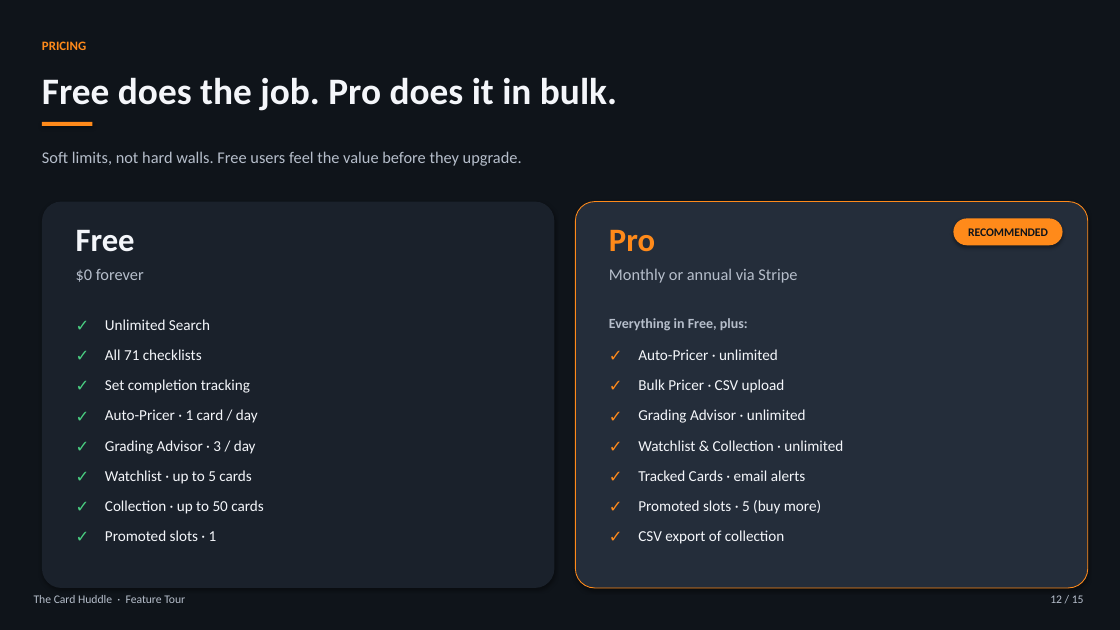
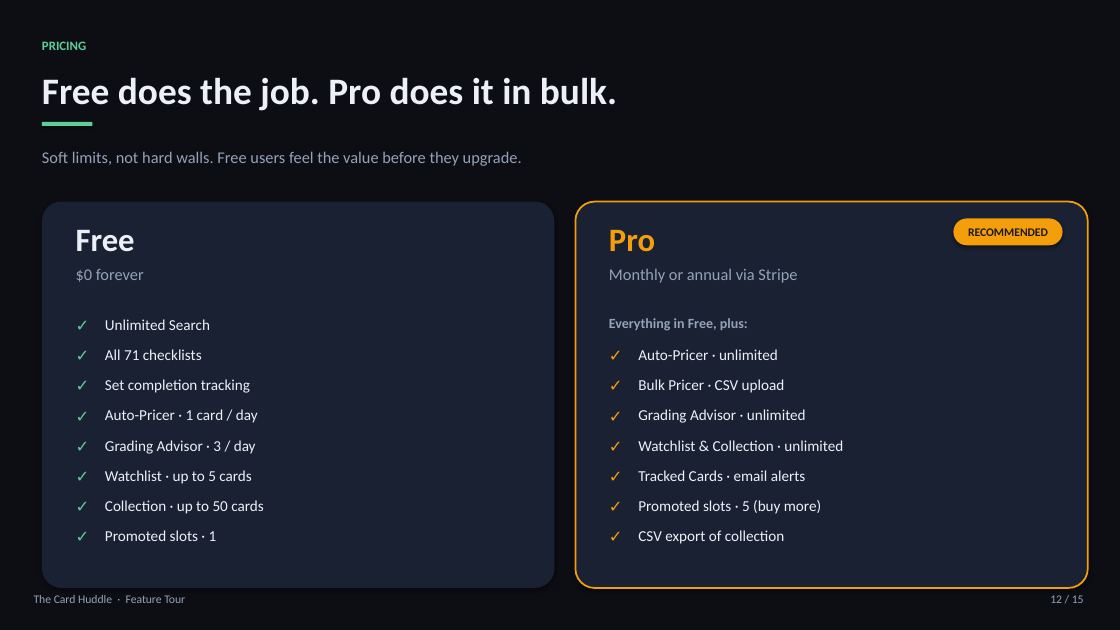
Before and after one commit to PeytonFrankeCode/FbAi, a slide deck: slide 12 of the-card-huddle-feature-tour.pptx. Drawn at 1120x630 pixels with LibreOffice and Linux fonts; fonts in the diff are those of the drawing. Boxes give left, top, right and bottom in pixels: in the first picture for what was removed or moved away, otherwise in the second. Text is boxed around its words. In the diff, an @@ line names an element or a change of style, - is before the commit and + after.

```diff
--- a/the-card-huddle-feature-tour.pptx
+++ b/the-card-huddle-feature-tour.pptx
@@ rectangle at (0, 0, 1120, 630): fill #0F141A to #0C0E14 @@
@@ text "PRICING" at (42, 41, 86, 50): text colour #FF8A1A to #5ECE99 @@
@@ text "Free does the job. Pro ..." at (42, 77, 617, 111): text colour #F4F6FA to #EDF0F7 @@
@@ rectangle at (42, 122, 92, 126): fill #FF8A1A to #5ECE99 @@
@@ rounded rectangle at (42, 202, 555, 588): fill #1A212B to #1A2133 @@
@@ rounded rectangle at (576, 202, 1088, 588): fill #242D3A to #1A2133; outline #FF8A1A 0.75 pt to #F59E0B 1.5 pt @@
@@ text "Free" at (76, 230, 135, 252): text colour #F4F6FA to #EDF0F7 @@
@@ text "RECOMMENDED" at (968, 228, 1048, 236): text colour #0F141A to #1A1A1A @@
@@ rounded rectangle at (954, 218, 1063, 245): fill #FF8A1A to #F59E0B @@
@@ text colour #4AD082 to #5ECE99 in 8 elements at (76, 315, 101, 340), (76, 345, 101, 371), (76, 376, 101, 401), (76, 406, 101, 431), (76, 436, 101, 461), (76, 466, 101, 492), (76, 497, 101, 522), (76, 527, 101, 552) @@
@@ text colour #FF8A1A to #F59E0B in 8 elements at (609, 229, 655, 252), (609, 345, 634, 371), (609, 376, 634, 401), (609, 406, 634, 431), (609, 436, 634, 461), (609, 466, 634, 492), (609, 497, 634, 522), (609, 527, 634, 552) @@
@@ text colour #B6BECB to #94A3B8 in 6 elements at (42, 151, 522, 166), (76, 269, 144, 282), (609, 269, 797, 283), (609, 318, 748, 331), (34, 595, 185, 603), (1050, 595, 1084, 603) @@
```
Also in this commit, not shown: 14 other slides changed.
